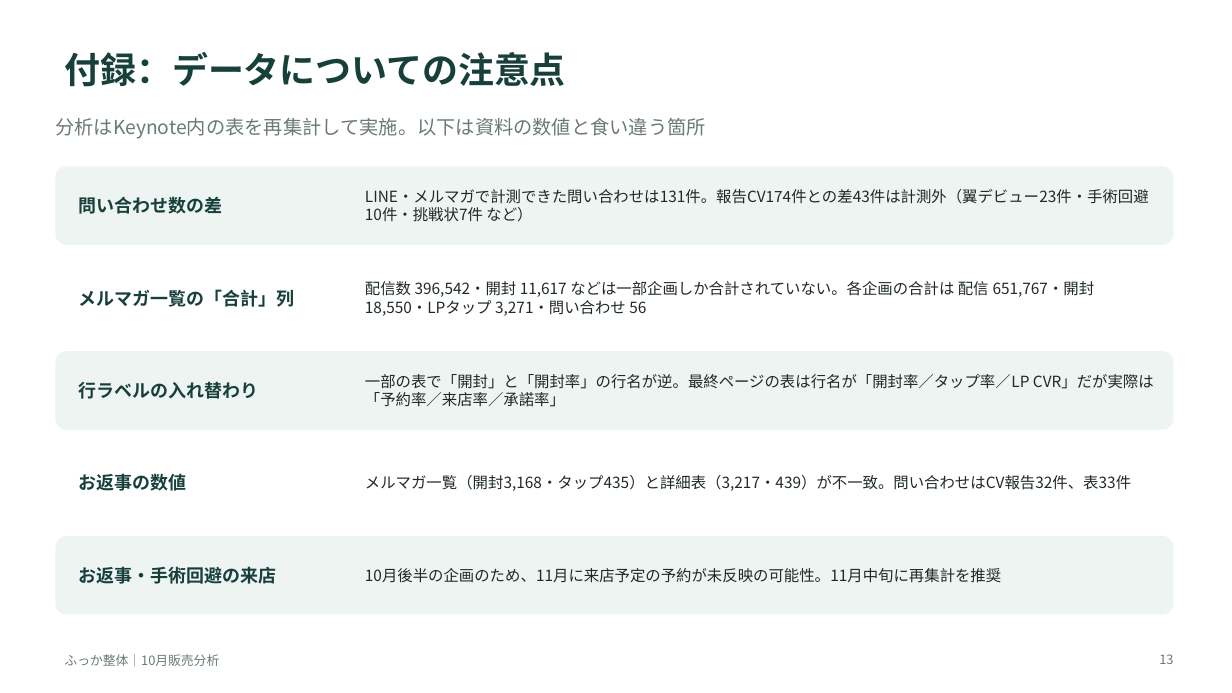
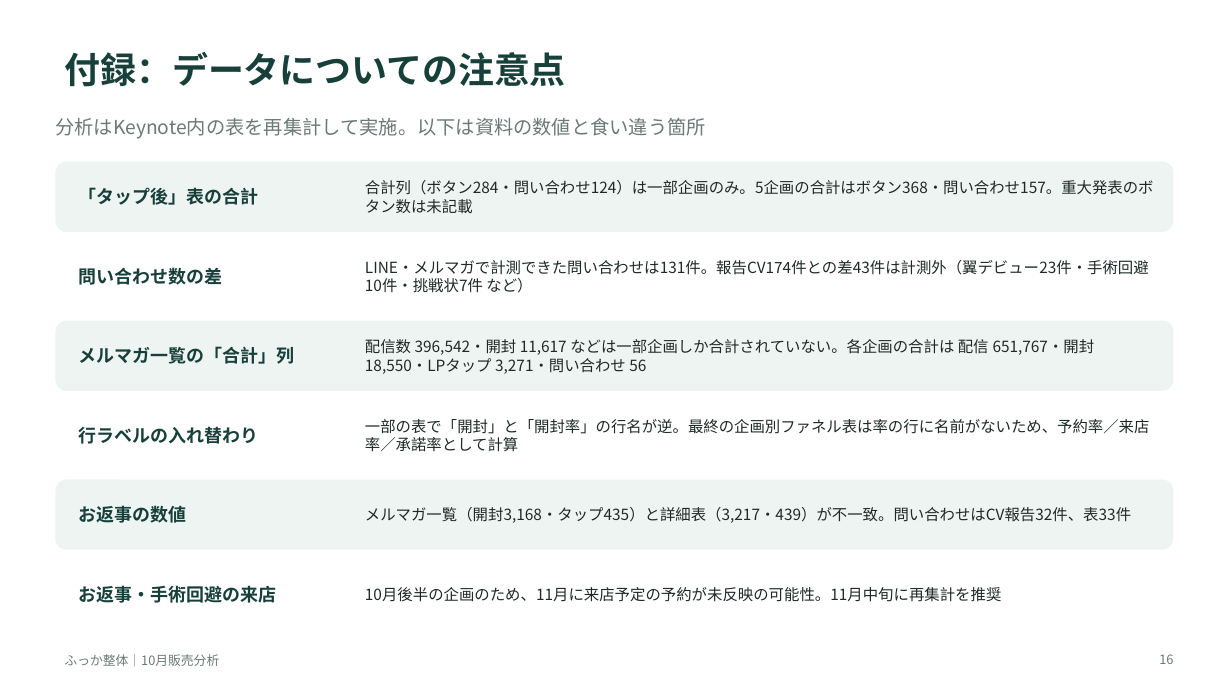
Before and after one commit to ktarpt-spec/-, a slide deck: slide 16 of 10月販売分析_ふっか整体.pptx (slide 13 before the commit). Drawn at 1232x693 pixels with LibreOffice and Linux fonts; fonts in the diff are those of the drawing. Boxes give left, top, right and bottom in pixels: in the first picture for what was removed or moved away, otherwise in the second. Text is boxed around its words. In the diff, an @@ line names an element or a change of style, - is before the commit and + after.

```diff
--- a/10月販売分析_ふっか整体.pptx
+++ b/10月販売分析_ふっか整体.pptx
@@ rounded rectangle resized from (x1=55, y1=166, x2=1174, y2=245) to (x1=55, y1=162, x2=1174, y2=232) @@
@@ text added at (x1=79, y1=187, x2=259, y2=205), 14 pt, text #17403A, bold @@
+「タップ後」表の合計
@@ text added at (x1=365, y1=180, x2=1154, y2=213), 12 pt, text #1F2A28 @@
+合計列（ボタン284・問い合わせ124）は一部企画のみ。5企画の合計はボタン368・問い合わせ157。重大発表のボタン数は未記載
@@ rounded rectangle resized from (x1=55, y1=259, x2=1174, y2=337) to (x1=55, y1=241, x2=1174, y2=311) @@
@@ text "問い合わせ数の差" moved from (x1=79, y1=196, x2=223, y2=214) to (x1=79, y1=267, x2=223, y2=285) @@
@@ text "LINE・メルマガで計測できた問い合わせは131件。報告CV174件との差43件は計測外（翼デビュー23件・手術回避10 ..." moved from (x1=365, y1=189, x2=1149, y2=222) to (x1=365, y1=260, x2=1149, y2=293) @@
@@ rounded rectangle resized from (x1=55, y1=351, x2=1174, y2=430) to (x1=55, y1=321, x2=1174, y2=391) @@
@@ text "メルマガ一覧の「合計」列" moved from (x1=79, y1=289, x2=295, y2=307) to (x1=79, y1=346, x2=295, y2=364) @@
@@ text "配信数 396,542・開封 11,617 などは一部企画しか合計されていない。各企画の合計は 配信 ..." moved from (x1=365, y1=281, x2=1095, y2=316) to (x1=365, y1=339, x2=1095, y2=374) @@
@@ rounded rectangle resized from (x1=55, y1=444, x2=1174, y2=522) to (x1=55, y1=400, x2=1174, y2=470) @@
@@ text "行ラベルの入れ替わり" moved from (x1=79, y1=381, x2=259, y2=399) to (x1=79, y1=426, x2=259, y2=444) @@
@@ text at (x1=365, y1=419, x2=1150, y2=452): text changed @@
-一部の表で「開封」と「開封率」の行名が逆。最終ページの表は行名が「開封率／タップ率／LP CVR」だが実際は「予約率／来店率／承諾率」
+一部の表で「開封」と「開封率」の行名が逆。最終の企画別ファネル表は率の行に名前がないため、予約率／来店率／承諾率として計算
@@ proportions changed in 5 elements at (x1=55, y1=162, x2=1174, y2=232), (x1=55, y1=241, x2=1174, y2=311), (x1=55, y1=321, x2=1174, y2=391), (x1=55, y1=400, x2=1174, y2=470), (x1=55, y1=480, x2=1174, y2=550) @@
@@ rounded rectangle resized from (x1=55, y1=536, x2=1174, y2=615) to (x1=55, y1=480, x2=1174, y2=550) @@
@@ text "お返事の数値" moved from (x1=79, y1=473, x2=187, y2=491) to (x1=79, y1=505, x2=187, y2=523) @@
@@ text "メルマガ一覧（開封3,168・タップ435）と詳細表（3,217・439）が不一致。問い合わせはCV報告32件、表33件" moved from (x1=365, y1=475, x2=1131, y2=491) to (x1=365, y1=507, x2=1131, y2=523) @@
@@ rounded rectangle added at (x1=55, y1=559, x2=1174, y2=629), fill #FFFFFF @@
@@ text "お返事・手術回避の来店" moved from (x1=79, y1=566, x2=277, y2=584) to (x1=79, y1=585, x2=277, y2=603) @@
@@ text "10月後半の企画のため、11月に来店予定の予約が未反映の可能性。11月中旬に再集計を推奨" moved from (x1=365, y1=568, x2=1001, y2=583) to (x1=365, y1=587, x2=1001, y2=602) @@
@@ page number at (x1=1159, y1=654, x2=1173, y2=664): text changed @@
-13
+16
```
Also in this commit, not shown: 3 other slides changed, 3 slides added.
